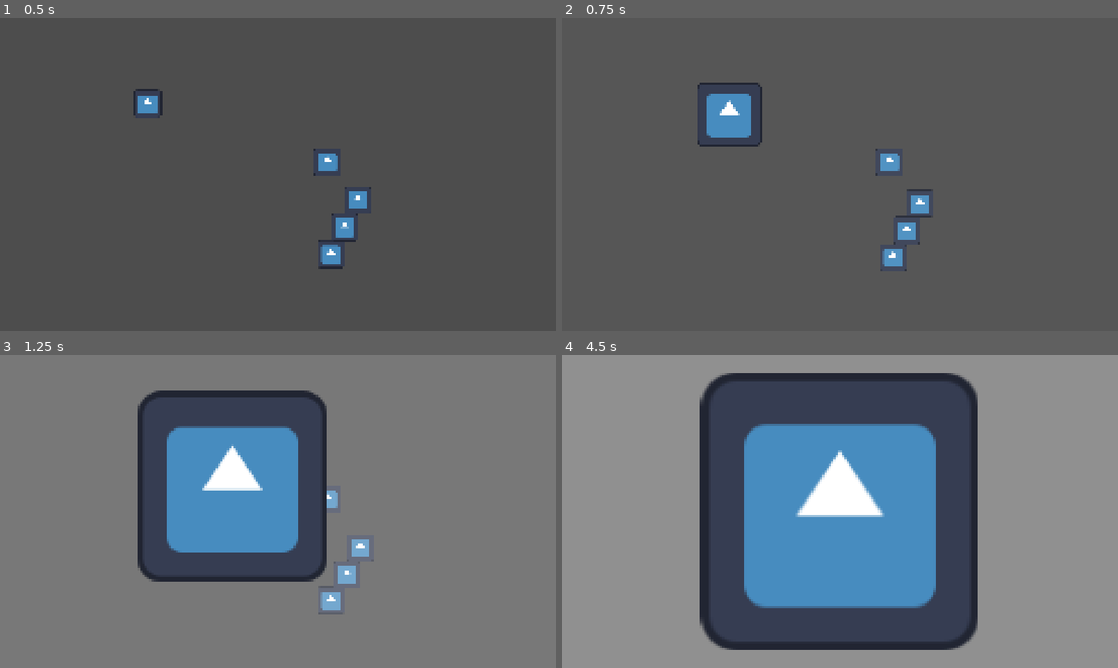
Above: before the commit, frames 1-4 (two rows, left to right).
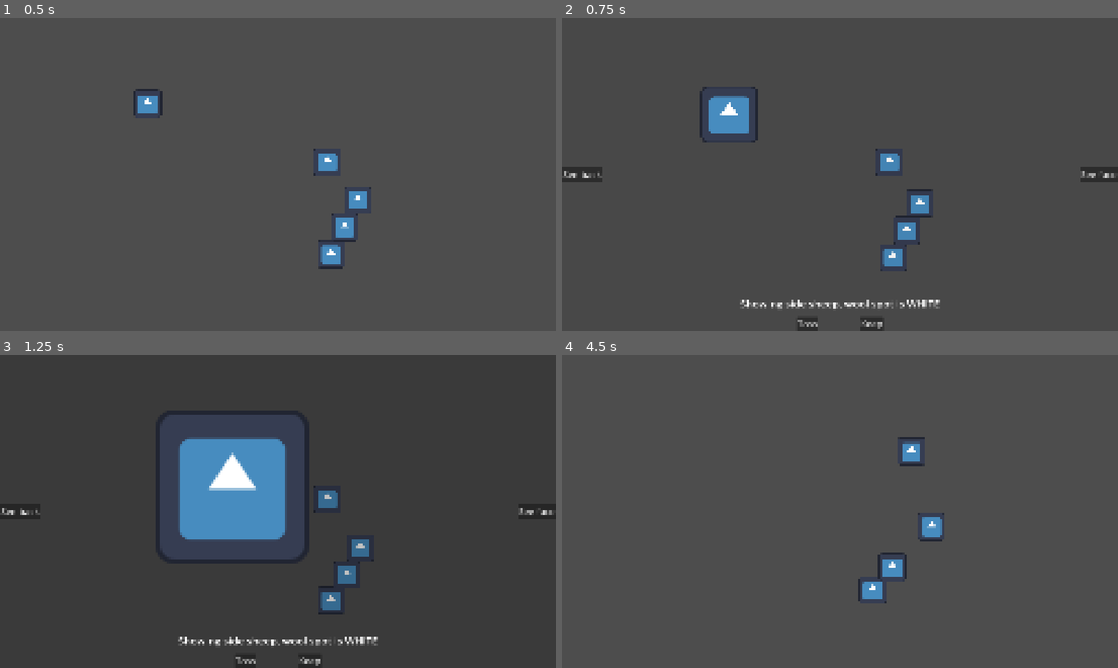
Above: after the commit, the same moments.

Repository: specialOne16/TSA_Comfy-Jam-Spring-2026
Game: Godot game, scene res://gameplay/gameplay.tscn
Same seed, same stepped clock (60 frames per second), same inputs: the game is played once before the commit and once after it. The engine's default icon, where the game draws it, is replaced by a stand-in: a white triangle on a blue panel in a dark square.
Inputs (mouse positions are in pixels of both pictures, inside the frame that each line leads up to):
- Up to frame 1 (0.5 s): no input
- Up to frame 2 (0.75 s): click (712, 102) at 0.52 s
- Up to frame 3 (1.25 s): no input
- Up to frame 4 (4.5 s): click (584, 511) at 1.25 s, where only the run after the commit has a clickable "See back"; click (1101, 511) at 2 s, where only the run after the commit has a clickable "See side"; click (1101, 511) at 2.75 s, where only the run after the commit has a clickable "See face"; click (578, 511) at 3.5 s, where only the run after the commit has a clickable "See side"; click (806, 661) at 4.25 s, where only the run after the commit has a clickable "Toss"

Frame 1 is identical in both runs. In frame 2, 2.1% of the frame differs, in the area x 0-100%, y 20-100%; in frame 3, 86%, in the area x 0-100%, y 0-100%; in frame 4, 81%.

Commit message:
inspection flow

Diff:
--- a/entity/sheep.gd
+++ b/entity/sheep.gd
@@ -2,8 +2,8 @@
 class_name Sheep
 
 enum WoolSpot { WHITE, BROWN, BLACK, NOTHING }
-enum Tag { RED, BLUE, GREEN }
-enum Tail { FAT, LONG, SHORT }
+enum NeckTag { RED, BLUE, GREEN }
+enum TailType { FAT, LONG, SHORT }
 
 signal inspect(sheep: Sheep)
 
@@ -11,6 +11,14 @@
 
 var remaining_time: float = 0
 var inspecting: bool = false
+
+var wool_spot: WoolSpot = WoolSpot.values().pick_random()
+var neck_tag: NeckTag = NeckTag.values().pick_random()
+var tail_type: TailType = TailType.values().pick_random()
+
+func un_inspect():
+	inspecting = false
+	collision_shape_2d.disabled = false
 
 func _ready() -> void:
 	remaining_time = randf_range(-1, 2)
--- a/gameplay/inspection.gd
+++ b/gameplay/inspection.gd
@@ -1,9 +1,17 @@
 extends Node2D
 class_name Inspection
 
-@onready var color_rect: ColorRect = $ColorRect
+enum Pov { SIDE, BACK, FACE }
+
+@onready var color_rect: ColorRect = $Control/ColorRect
+@onready var debug_data: Label = $Control/DebugData
+@onready var left_button: Button = $Control/LeftButton
+@onready var right_button: Button = $Control/RightButton
+@onready var h_box_container: HBoxContainer = $Control/HBoxContainer
 
 var inspecting_sheep: Sheep
+var pov := Pov.SIDE
+
 
 func inspect(sheep: Sheep):
 	if inspecting_sheep: return
@@ -14,5 +22,85 @@
 	var tween = create_tween()
 	tween.set_parallel()
 	tween.tween_property(sheep, "position", Vector2(1280, 720), 1)
-	tween.tween_property(sheep, "scale", Vector2(10, 10), 1)
-	tween.tween_property(color_rect, "color", Color.hex(0xffffff60), 1)
+	tween.tween_property(sheep, "scale", Vector2.ONE * 8, 1)
+	tween.tween_property(color_rect, "color", Color.hex(0x00000060), 1)
+
+	setup_button()
+
+
+func setup_button():
+	if inspecting_sheep == null:
+		color_rect.color = Color.hex(0x00000000)
+		left_button.visible = false
+		right_button.visible = false
+		h_box_container.visible = false
+		debug_data.text = ""
+		pov = Pov.SIDE
+		return
+
+	match pov:
+		Pov.SIDE:
+			debug_data.text = "Showing side sheep, wool spot is %s" % Sheep.WoolSpot.keys()[inspecting_sheep.wool_spot]
+
+			left_button.visible = true
+			right_button.visible = true
+			left_button.text = "See back"
+			right_button.text = "See face"
+
+		Pov.BACK:
+			debug_data.text = "Showing back sheep, tail type is %s" % Sheep.TailType.keys()[inspecting_sheep.tail_type]
+
+			left_button.visible = false
+			right_button.visible = true
+			right_button.text = "See side"
+
+		Pov.FACE:
+			debug_data.text = "Showing face sheep, neck tag is %s" % Sheep.NeckTag.keys()[inspecting_sheep.neck_tag]
+			left_button.visible = true
+			right_button.visible = false
+			left_button.text = "See side"
+
+	h_box_container.visible = true
+
+
+func _ready() -> void:
+	setup_button()
+
+
+func _on_left_button_pressed() -> void:
+	match pov:
+		Pov.SIDE: pov = Pov.BACK
+		Pov.BACK: pass
+		Pov.FACE: pov = Pov.SIDE
+
+	setup_button()
+
+
+func _on_right_button_pressed() -> void:
+	match pov:
+		Pov.SIDE: pov = Pov.FACE
+		Pov.BACK: pov = Pov.SIDE
+		Pov.FACE: pass
+
+	setup_button()
+
+
+func _on_toss_button_pressed() -> void:
+	inspecting_sheep.queue_free()
+	inspecting_sheep = null
+	setup_button()
+
+
+func _on_keep_button_pressed() -> void:
+	var tween = create_tween()
+	tween.set_parallel()
+	tween.tween_property(inspecting_sheep, "scale", Vector2.ONE, 1)
+	tween.tween_property(color_rect, "color", Color.hex(0x00000000), 1)
+
+	await tween.finished
+
+	inspecting_sheep.z_index = 0
+	inspecting_sheep.un_inspect()
+
+	inspecting_sheep = null
+	setup_button()
--- a/gameplay/inspection.tscn
+++ b/gameplay/inspection.tscn
@@ -5,8 +5,94 @@
 [node name="Inspection" type="Node2D" unique_id=1021310556]
 script = ExtResource("1_2td1x")
 
-[node name="ColorRect" type="ColorRect" parent="." unique_id=2037419534]
-z_index = 1
+[node name="Control" type="Control" parent="." unique_id=446630019]
+layout_mode = 3
+anchors_preset = 0
 offset_right = 2560.0
 offset_bottom = 1440.0
-color = Color(1, 1, 1, 0)
+
+[node name="ColorRect" type="ColorRect" parent="Control" unique_id=2037419534]
+z_index = 1
+layout_mode = 1
+anchors_preset = 15
+anchor_right = 1.0
+anchor_bottom = 1.0
+grow_horizontal = 2
+grow_vertical = 2
+color = Color(0, 0, 0, 0)
+
+[node name="LeftButton" type="Button" parent="Control" unique_id=391010696]
+z_index = 2
+layout_mode = 1
+anchors_preset = 4
+anchor_top = 0.5
+anchor_bottom = 0.5
+offset_top = -4.0
+offset_right = 8.0
+offset_bottom = 4.0
+grow_vertical = 2
+theme_override_font_sizes/font_size = 42
+text = "Left"
+
+[node name="RightButton" type="Button" parent="Control" unique_id=1095454199]
+z_index = 2
+layout_mode = 1
+anchors_preset = 6
+anchor_left = 1.0
+anchor_top = 0.5
+anchor_right = 1.0
+anchor_bottom = 0.5
+offset_left = -8.0
+offset_top = -4.0
+offset_bottom = 4.0
+grow_horizontal = 0
+grow_vertical = 2
+theme_override_font_sizes/font_size = 42
+text = "Right"
+
+[node name="DebugData" type="Label" parent="Control" unique_id=1736871600]
+z_index = 2
+layout_mode = 1
+anchors_preset = 7
+anchor_left = 0.5
+anchor_top = 1.0
+anchor_right = 0.5
+anchor_bottom = 1.0
+offset_left = -762.0
+offset_top = -253.0
+offset_right = 762.0
+grow_horizontal = 2
+grow_vertical = 0
+theme_override_font_sizes/font_size = 48
+horizontal_alignment = 1
+vertical_alignment = 1
+
+[node name="HBoxContainer" type="HBoxContainer" parent="Control" unique_id=1560036121]
+z_index = 2
+layout_mode = 1
+anchors_preset = 7
+anchor_left = 0.5
+anchor_top = 1.0
+anchor_right = 0.5
+anchor_bottom = 1.0
+offset_left = -105.5
+offset_top = -66.0
+offset_right = 105.5
+grow_horizontal = 2
+grow_vertical = 0
+theme_override_constants/separation = 192
+
+[node name="TossButton" type="Button" parent="Control/HBoxContainer" unique_id=2048720317]
+layout_mode = 2
+theme_override_font_sizes/font_size = 42
+text = "Toss"
+
+[node name="KeepButton" type="Button" parent="Control/HBoxContainer" unique_id=1601476137]
+layout_mode = 2
+theme_override_font_sizes/font_size = 42
+text = "Keep"
+
+[connection signal="pressed" from="Control/LeftButton" to="." method="_on_left_button_pressed"]
+[connection signal="pressed" from="Control/RightButton" to="." method="_on_right_button_pressed"]
+[connection signal="pressed" from="Control/HBoxContainer/TossButton" to="." method="_on_toss_button_pressed"]
+[connection signal="pressed" from="Control/HBoxContainer/KeepButton" to="." method="_on_keep_button_pressed"]
